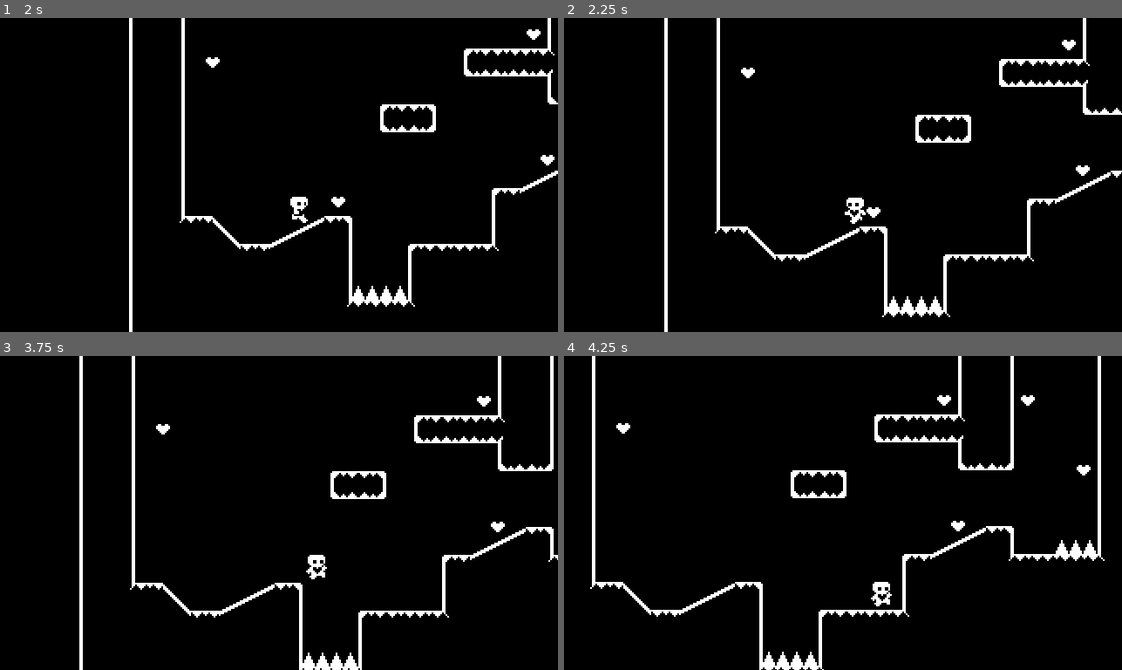
Above: before the commit, frames 1-4 (two rows, left to right).
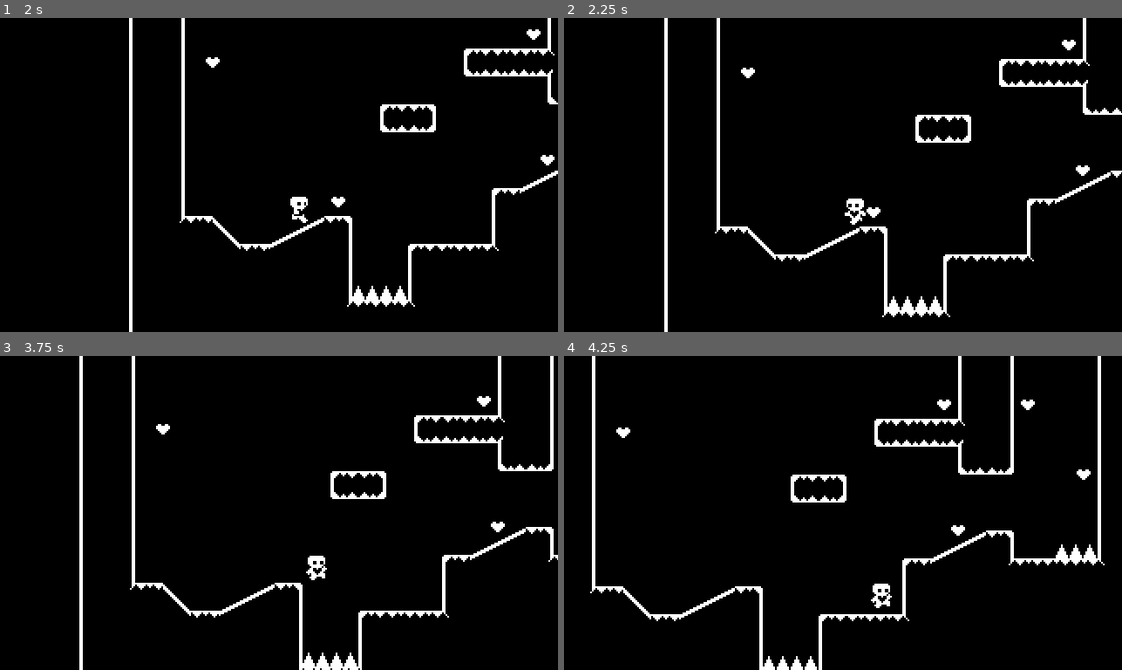
Above: after the commit, the same moments.

Repository: Jordla/HeartPlatformer-Godot-4-Tutorial
Game: Godot game, scene res://level_one.tscn
The game is run twice, just before and just after one commit, with the same random seed, the same clock (stepped at 60 frames per second) and the same inputs.
Inputs:
- Up to frame 1 (2 s): tap Enter (ui_accept) at 0.5, 0.77, 1.52 s; hold Right (ui_right) from 0.53 s (still down)
- Up to frame 2 (2.25 s): release Right (ui_right) at 2.03 s; hold Left (ui_left) from 2.03 s (still down)
- Up to frame 3 (3.75 s): release Left (ui_left) at 2.78 s; hold Right (ui_right) from 2.78 s (still down); tap Enter (ui_accept) at 3.02 s
- Up to frame 4 (4.25 s): keep holding Right (ui_right); tap Enter (ui_accept) at 3.77 s

Frame 1 is identical in both runs. In frame 2, less than 0.1% of the frame differs, in the area x 50-55%, y 57-66%; in frame 3, less than 0.1%; in frame 4, 3.9%, in the area x 4-97%, y 12-100%.

Commit message:
Increase safe margin value in Player node for more consistent wall jumps - Finish Tutorial video P8

Diff:
--- a/player.tscn
+++ b/player.tscn
@@ -88,6 +88,7 @@
 collision_layer = 2
 floor_constant_speed = true
 floor_snap_length = 3.0
+safe_margin = 0.1
 script = ExtResource("1_ocge5")
 movement_data = ExtResource("2_141te")
 
